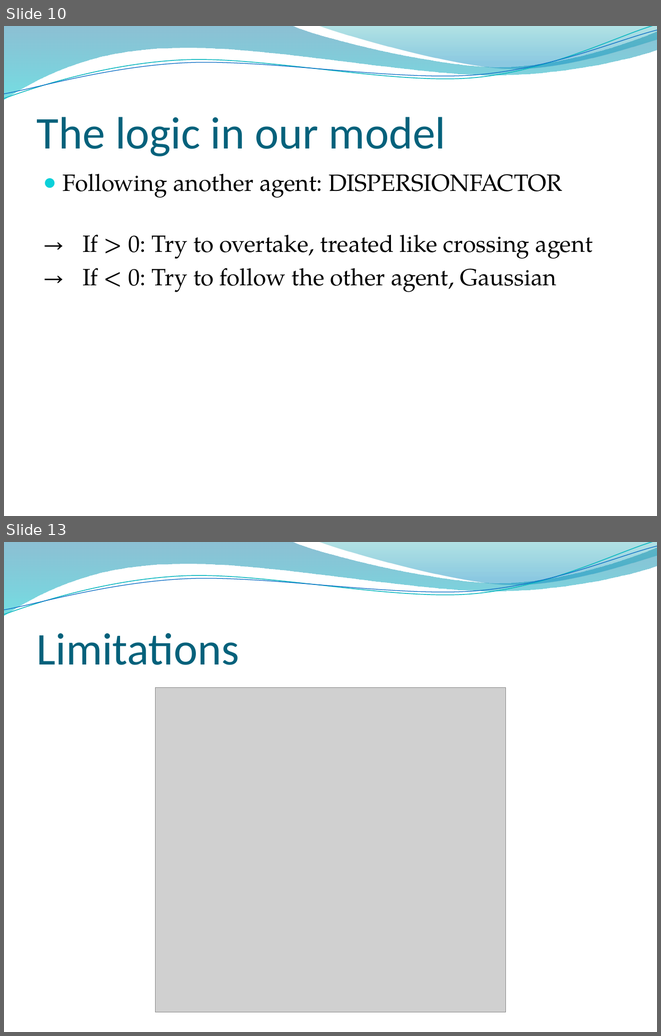
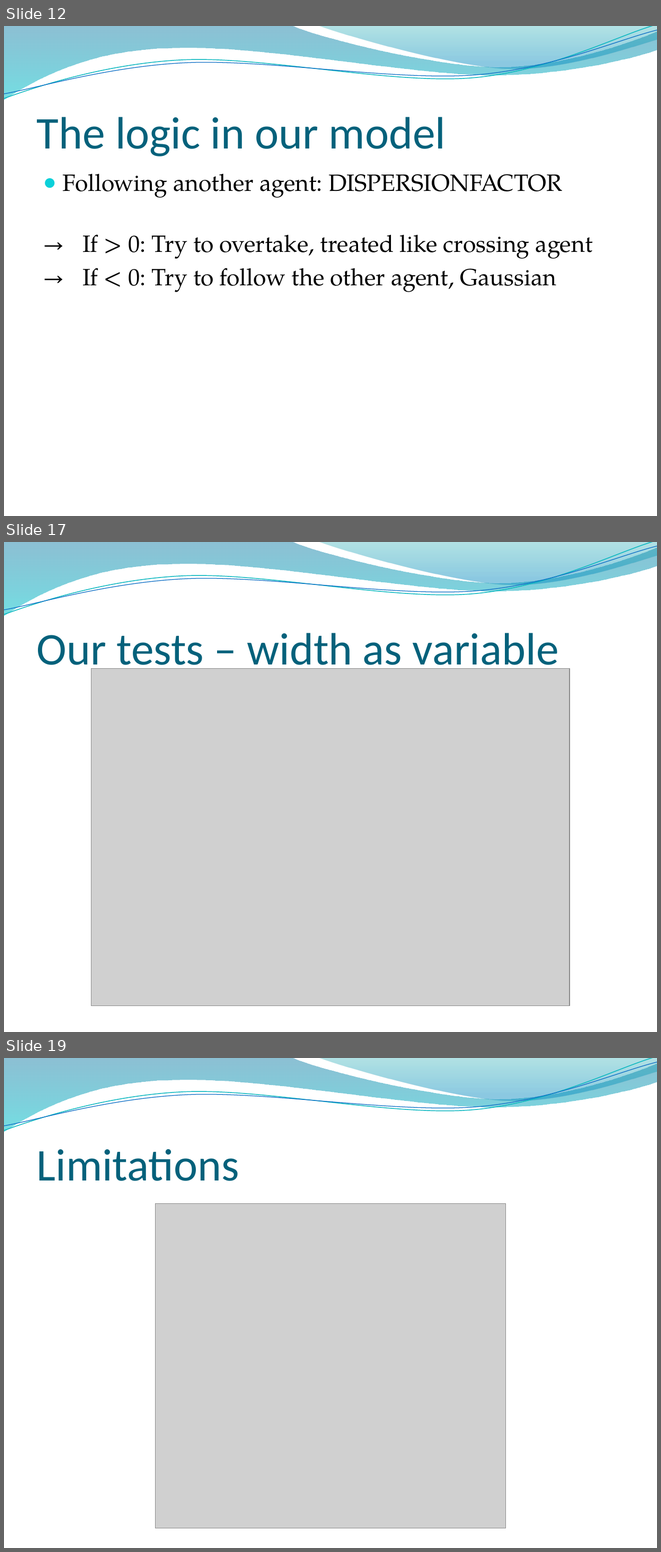
Before and after one commit to ratheile/MSSSM, a slide deck: presentation/Presentation.pptx. Shown one above the other, each under a label of ours: slides 10 and 13 before the commit, slides 12, 17 and 19 after it; the slides between them are not shown. The pictures are 661x1036 and 661x1552 pixels, drawn with LibreOffice and Linux fonts; fonts in the diff are those of the drawing; grey boxes stand for pictures; background and template pictures are left out. Boxes give left, top, right and bottom in pixels: in the first picture for what was removed or moved away, otherwise in the second. Text is boxed around its words. In the diff, an @@ line names an element or a change of style, - is before the commit and + after.

```diff
--- a/presentation/Presentation.pptx
+++ b/presentation/Presentation.pptx
@@ slide 17 added at <box>4,542,657,1032</box>, background picture (left out); not listed: 4 template elements that a slide beside it also shows @@
@@ title added at <box>37,633,559,675</box>, 50 pt, text #04617B @@
+Our tests – width as variable
@@ picture added at <box>91,669,570,1006</box> @@
@@ what was slide 10 is now slide 12 @@
@@ what was slide 13 is now slide 19 @@
```
Also in this commit, not shown: 1 slide changed, 10 other slides added, 4 slides removed.
